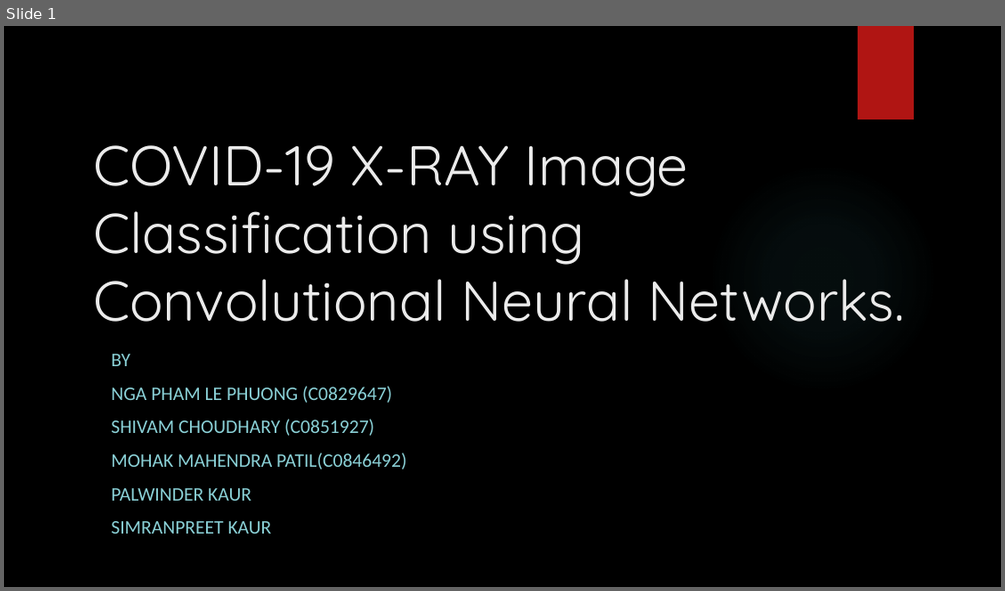
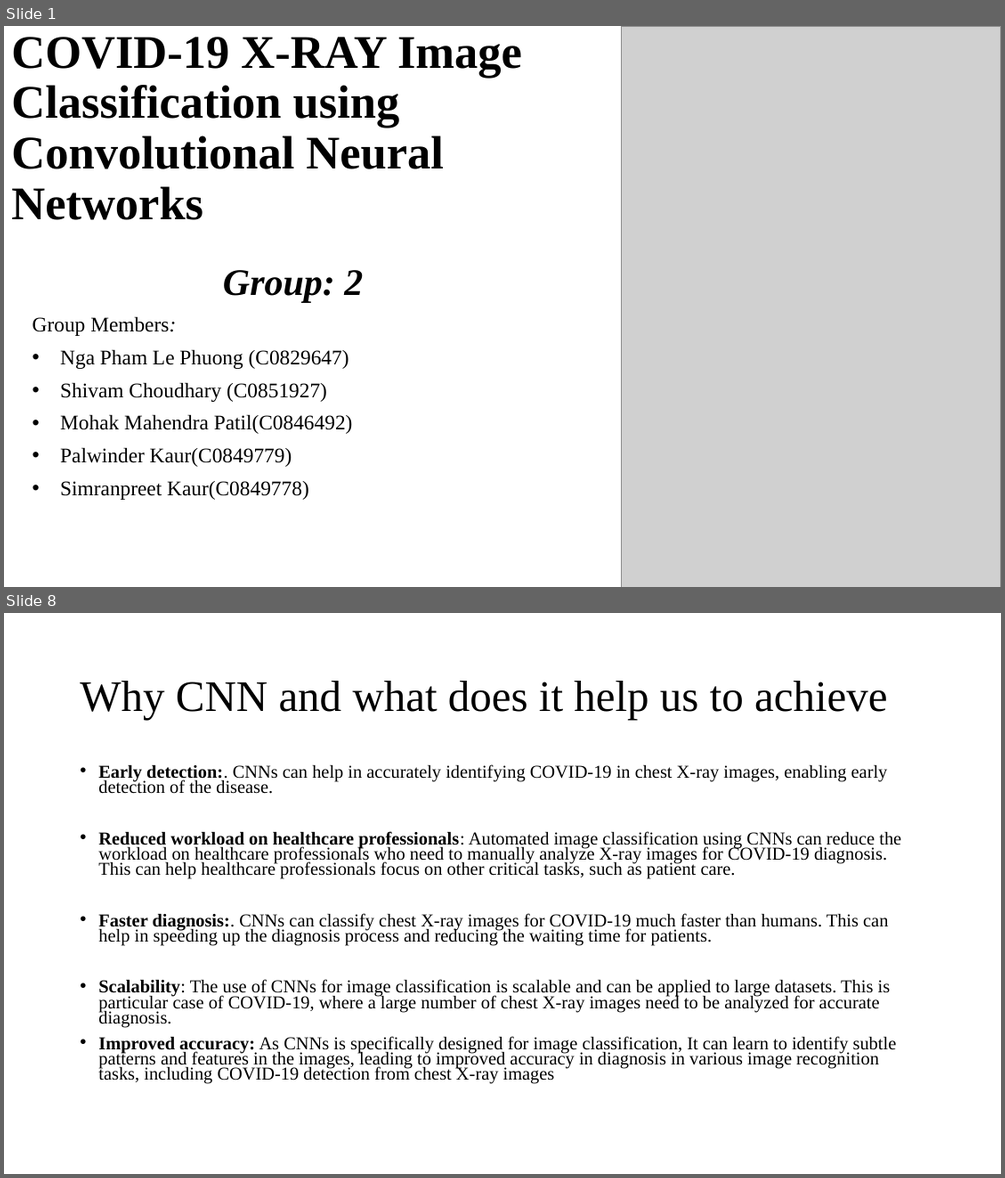
Before and after one commit to SharkyRCC/Covid-19-Classification, a slide deck: Presentation/neural_ppt.pptx. Shown one above the other, each under a label of ours: slide 1 before the commit, slides 1 and 8 after it; the slides between them are not shown. The pictures are 1005x591 and 1005x1178 pixels, drawn with LibreOffice and Linux fonts; fonts in the diff are those of the drawing; grey boxes stand for pictures; background and template pictures are left out. Boxes give left, top, right and bottom in pixels: in the first picture for what was removed or moved away, otherwise in the second. Text is boxed around its words. In the diff, an @@ line names an element or a change of style, - is before the commit and + after.

```diff
--- a/Presentation/neural_ppt.pptx
+++ b/Presentation/neural_ppt.pptx
@@ slide 8 added at [4,613,1001,1174], background #FFFFFF @@
@@ title added at [80,681,887,720], 42 pt, text #000000 @@
+Why CNN and what does it help us to achieve
@@ text added at [98,764,901,1084], 17.5 pt, text #000000 @@
+• Early detection:. CNNs can help in accurately identifying COVID-19 in chest X-ray images, enabling early detection of the disease.
+• Reduced workload on healthcare professionals: Automated image classification using CNNs can reduce the workload on healthcare professionals who need to manually analyze X-ray images for COVID-19 diagnosis. This can help healthcare professionals focus on other critical tasks, such as patient care.
+• Faster diagnosis:. CNNs can classify chest X-ray images for COVID-19 much faster than humans. This can help in speeding up the diagnosis process and reducing the waiting time for patients.
+• Scalability: The use of CNNs for image classification is scalable and can be applied to large datasets. This is particular case of COVID-19, where a large number of chest X-ray images need to be analyzed for accurate diagnosis.
+• Improved accuracy: As CNNs is specifically designed for image classification, It can learn to identify subtle patterns and features in the images, leading to improved accuracy in diagnosis in various image recognition tasks, including COVID-19 detection from chest X-ray images
@@ slide 1 changed as well @@
@@ background picture (left out) to #FFFFFF @@
@@ title at [11,37,522,220]: text changed; size 54 to 45 pt; font Quicksand to Times New Roman; text colour #EBEBEB to #000000; bold on @@
-COVID-19 X-RAY Image Classification using Convolutional Neural Networks.
+COVID-19 X-RAY Image Classification using Convolutional Neural Networks
@@ picture added at [622,26,1001,587] @@
@@ rectangle removed at [858,26,914,119] @@
@@ ellipse removed at [708,163,938,394] @@
@@ subtitle at [32,270,363,499]: text changed; size 18.5 to 20 pt; font Calibri to Times New Roman; text colour #8AD0D6 to #000000 @@
-BY
-NGA PHAM LE PHUONG (C0829647)
-SHIVAM CHOUDHARY (C0851927)
-MOHAK MAHENDRA PATIL(C0846492)
-PALWINDER KAUR
-SIMRANPREET KAUR
+Group: 2
+Group Members:
+• Nga Pham Le Phuong (C0829647)
+• Shivam Choudhary (C0851927)
+• Mohak Mahendra Patil(C0846492)
+• Palwinder Kaur(C0849779)
+• Simranpreet Kaur(C0849778)
```
Also in this commit, not shown: 12 other slides changed, 5 other slides added, 2 slides removed.
